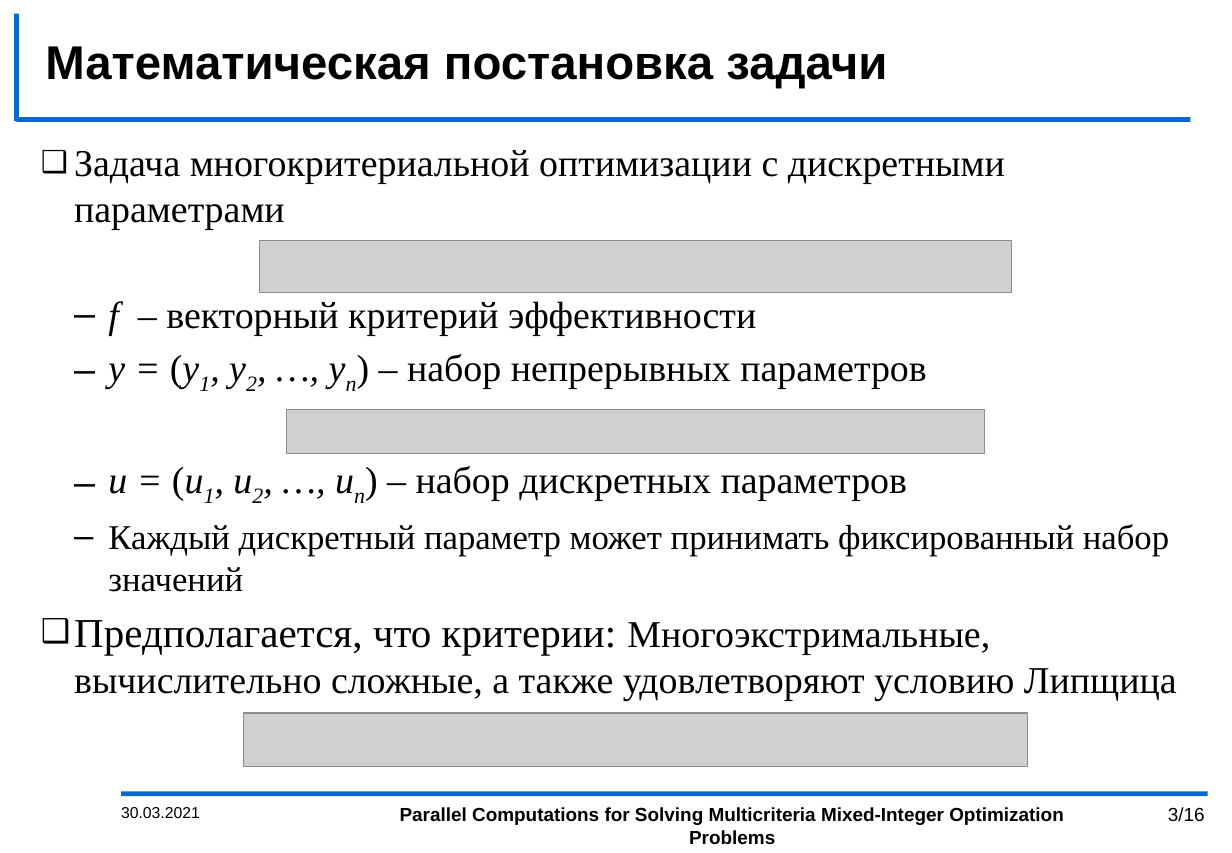
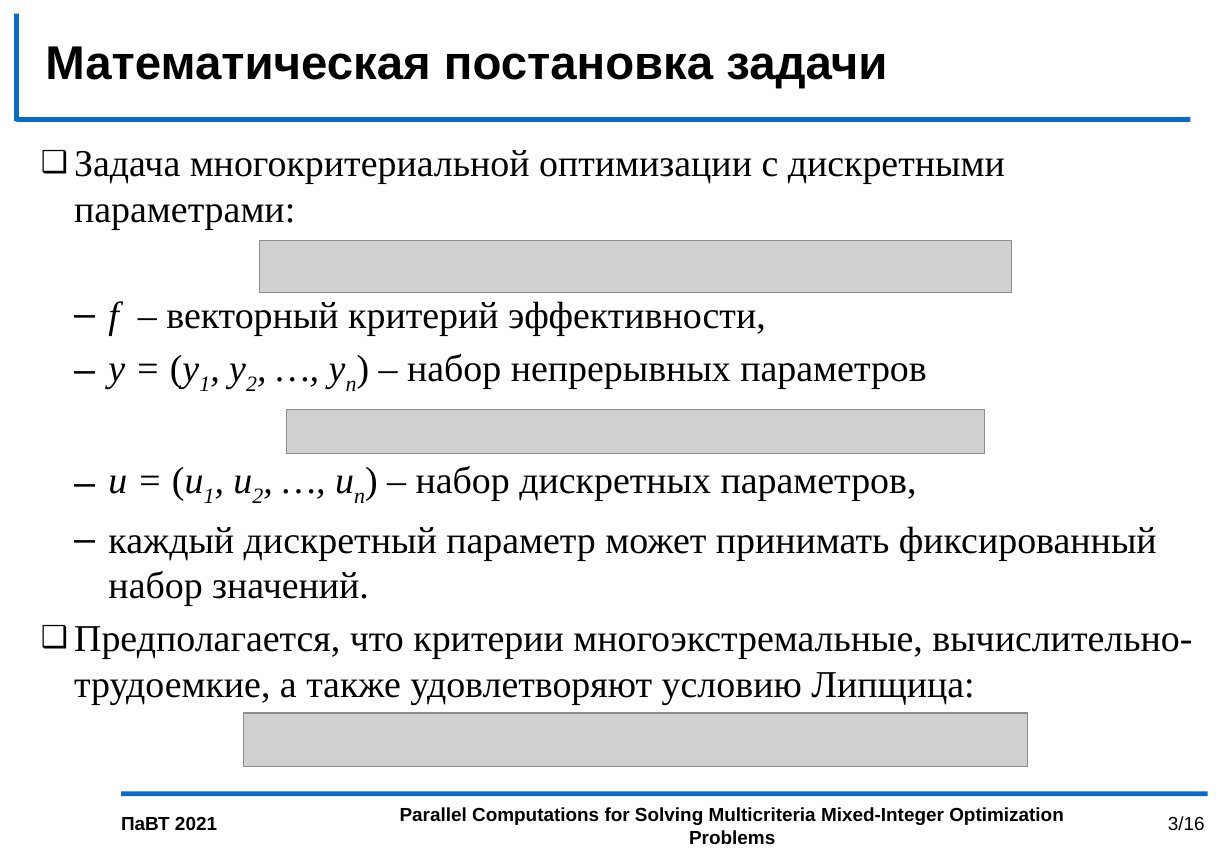
Before and after one commit to kabarkalov/GlobOptPapers, a slide deck: slide 3 of 2021/PСT_GergelKozinov/PCT2021_kozinov.pptx. Drawn at 1232x853 pixels with LibreOffice and Linux fonts; fonts in the diff are those of the drawing; grey boxes stand for pictures; background and template pictures are left out. Boxes give left, top, right and bottom in pixels: in the first picture for what was removed or moved away, otherwise in the second. Text is boxed around its words. In the diff, an @@ line names an element or a change of style, - is before the commit and + after.

```diff
--- a/2021/PСT_GergelKozinov/PCT2021_kozinov.pptx
+++ b/2021/PСT_GergelKozinov/PCT2021_kozinov.pptx
@@ text at bbox=[74, 150, 1005, 336]: text changed @@
-❑ Задача многокритериальной оптимизации с дискретными параметрами
-  – f – векторный критерий эффективности
+❑ Задача многокритериальной оптимизации с дискретными параметрами:
+  – f – векторный критерий эффективности,
@@ text at bbox=[74, 466, 1192, 705]: text changed @@
-  – u = (u1, u2, …, un) – набор дискретных параметров
-  – Каждый дискретный параметр может принимать фиксированный набор значений
-❑ Предполагается, что критерии: Многоэкстримальные, вычислительно сложные, а также удовлетворяют условию Липщица
+  – u = (u1, u2, …, un) – набор дискретных параметров,
+  – каждый дискретный параметр может принимать фиксированный набор значений.
+❑ Предполагается, что критерии многоэкстремальные, вычислительно- трудоемкие, а также удовлетворяют условию Липщица:
@@ page number: place and size @@
-page number at bbox=[1168, 807, 1205, 822]
+page number at bbox=[1168, 816, 1205, 831]
@@ text at bbox=[121, 816, 217, 830]: text changed; size 10 to 12 pt; bold on @@
-30.03.2021
+ПаВТ 2021
```
Also in this commit, not shown: 15 other slides changed.
